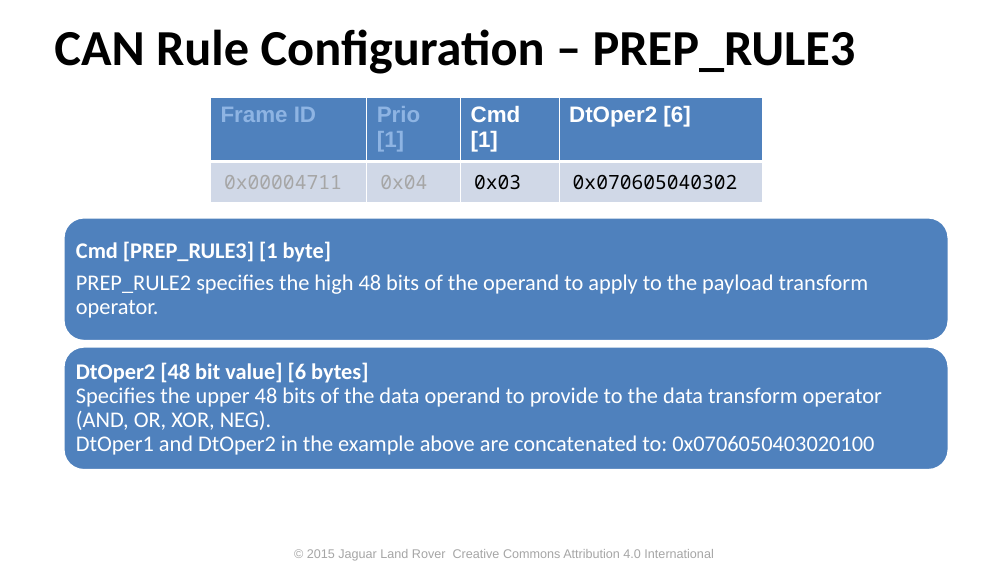
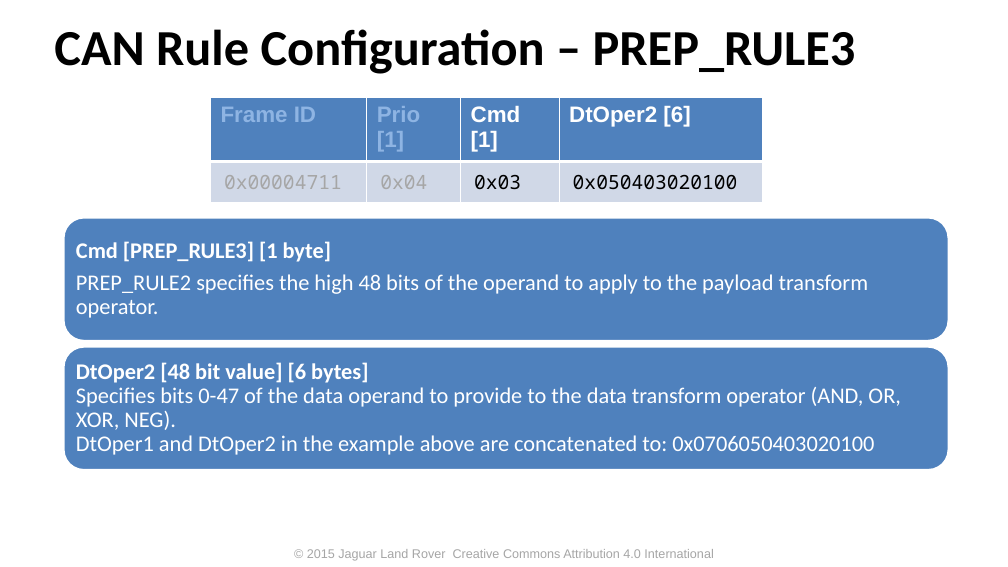
Before and after one commit to PDXostc/canfw, a slide deck: slide 12 of doc/CAN Firewall.pptx. Drawn at 1008x567 pixels with LibreOffice and Linux fonts; fonts in the diff are those of the drawing; background and template pictures are left out. Boxes give left, top, right and bottom in pixels: in the first picture for what was removed or moved away, otherwise in the second. Text is boxed around its words. In the diff, an @@ line names an element or a change of style, - is before the commit and + after.

Commit message:
Little endian of all bitfields. Fixed HMAC length
All multi-frame bitfields are now little endian to facilitate easy roll
out in memory.
Removed unused1 and expanded HMAC to 256 bits (was 240 bits)

```diff
--- a/doc/CAN Firewall.pptx
+++ b/doc/CAN Firewall.pptx
@@ table at (211,98,763,194) @@
-row 2, column 4: 0x070605040302
+row 2, column 4: 0x050403020100
@@ text at (76,362,900,455): text changed @@
-DtOper2 [48 bit value] [6 bytes]
-Specifies the upper 48 bits of the data operand to provide to the data transform operator (AND, OR, XOR, NEG).
-DtOper1 and DtOper2 in the example above are concatenated to: 0x0706050403020100
+DtOper2 [48 bit value] [6 bytes]
+Specifies bits 0-47 of the data operand to provide to the data transform operator (AND, OR, XOR, NEG).
+DtOper1 and DtOper2 in the example above are concatenated to: 0x0706050403020100
```
Also in this commit, not shown: 10 other slides changed, 1 other file.
